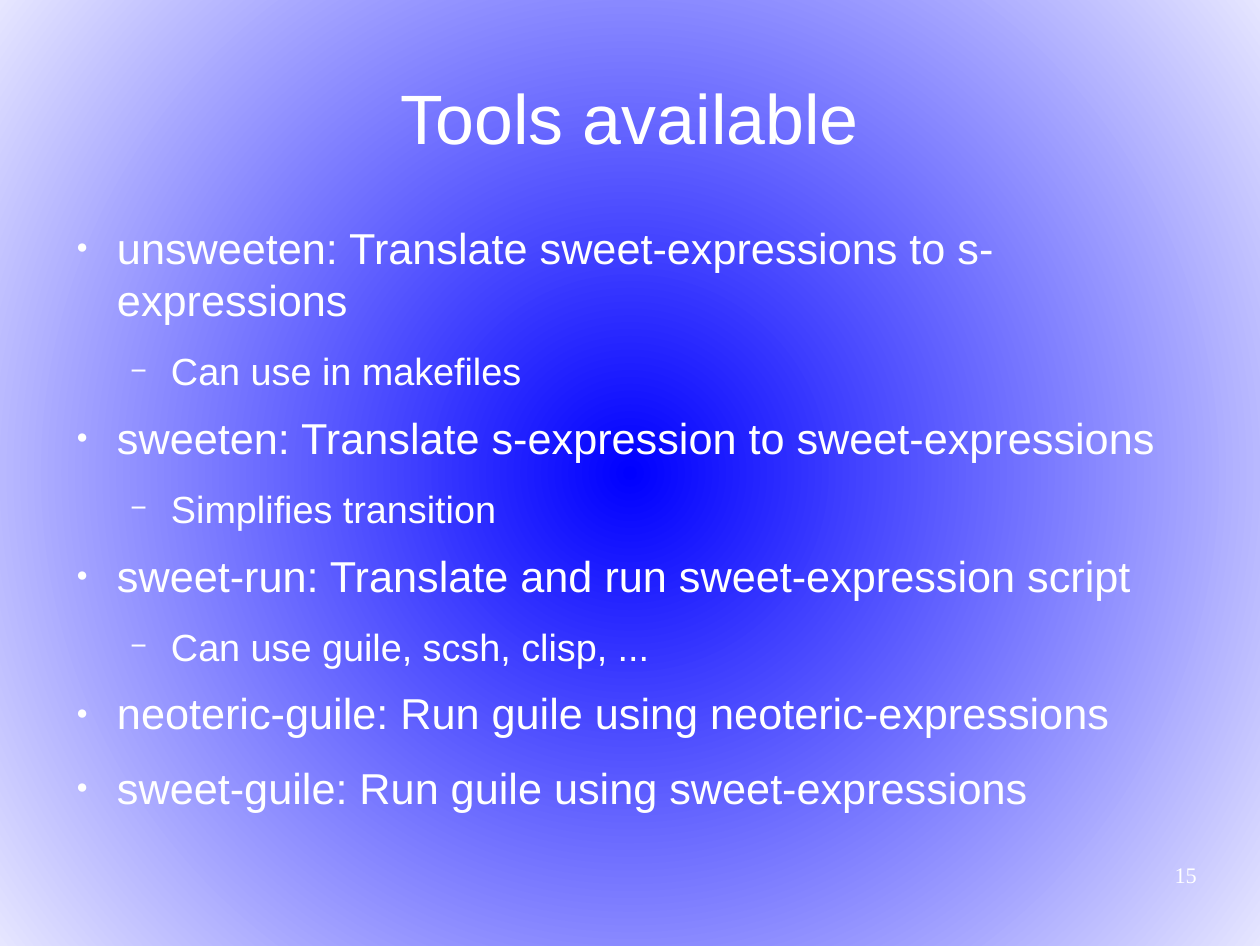
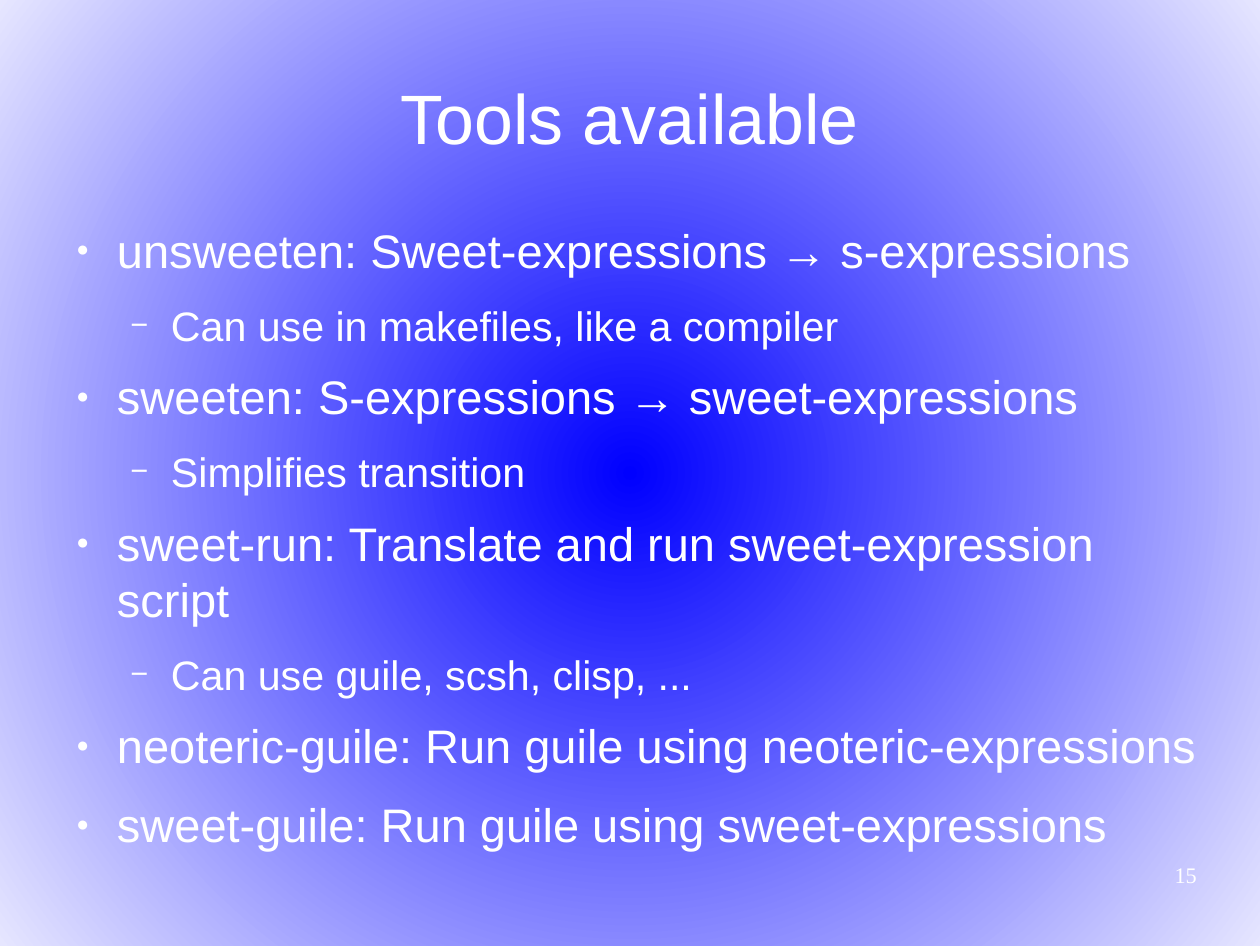
Before and after one commit to martin12333/Readable-Lisp-S-expressions, a slide deck: slide 15 of readable-s-expressions.odp. Drawn at 1260x946 pixels with LibreOffice and Linux fonts; fonts in the diff are those of the drawing. Boxes give left, top, right and bottom in pixels: in the first picture for what was removed or moved away, otherwise in the second. Text is boxed around its words. In the diff, an @@ line names an element or a change of style, - is before the commit and + after.

```diff
--- a/readable-s-expressions.odp
+++ b/readable-s-expressions.odp
@@ text at (117,234,1130,423): text changed; size 27.2 to 29.6 pt @@
-● unsweeten: Translate sweet-expressions to s-expressions
-  − Can use in makefiles
-● sweeten: Translate s-expression to sweet-expressions
+● unsweeten: Sweet-expressions → s-expressions
+  − Can use in makefiles, like a compiler
+● sweeten: S-expressions → sweet-expressions
@@ text at (117,457,1196,851): size 23.8 to 25.9 pt in "Simplifies transition", "Can use guile, scsh, clisp, ..."; size 27.2 to 29.6 pt in "sweet-run: Translate and run sweet-expression script", "neoteric-guile: Run guile using neoteric-expressions", "sweet-guile: Run guile using sweet-expressions" @@
```
Also in this commit, not shown: 13 other slides changed.
